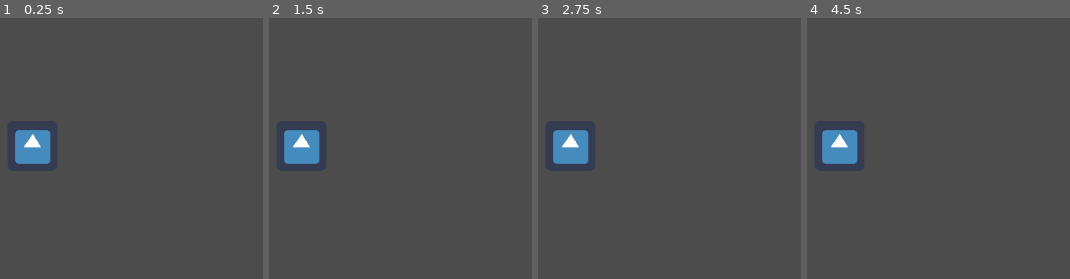
Above: before the commit, frames 1-4 (left to right).
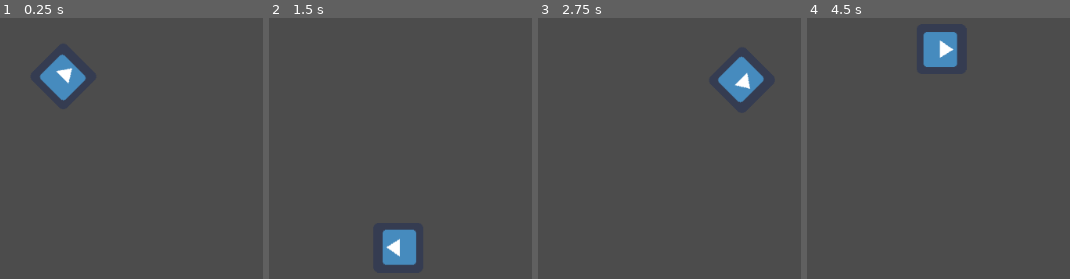
Above: after the commit, the same moments.

Repository: Jade1724/godot-scripting
Game: Godot game, scene res://Sprite.tscn
Same seed, same stepped clock (60 frames per second), same inputs: the game is played once before the commit and once after it. The project has no main scene, so this scene is started directly. The engine's default icon, where the game draws it, is replaced by a stand-in: a white triangle on a blue panel in a dark square.
Inputs:
- Up to frame 1 (0.25 s): no input
- Up to frame 2 (1.5 s): no input
- Up to frame 3 (2.75 s): no input
- Up to frame 4 (4.5 s): no input

The runs differ from the first frame. In frame 1, 3.5% of the frame differs, in the area x 5-33%, y 13-56%; in frame 2, 3.5%, in the area x 5-56%, y 42-95%; in frame 3, 3.5%; in frame 4, 3.5%.

Commit message:
Wrote a script to rotate a sprite constantly

Diff:
--- a/Sprite.gd
+++ b/Sprite.gd
@@ -1,4 +1,9 @@
 extends Sprite
 
-func _init():
-	print("Hello World!")
+var speed = 400
+var angular_speed = PI # Godot angle is in radians by default
+
+func _process(delta):
+	rotation += angular_speed * delta
+	var velocity = Vector2.UP.rotated(rotation) * speed
+	position += velocity * delta
